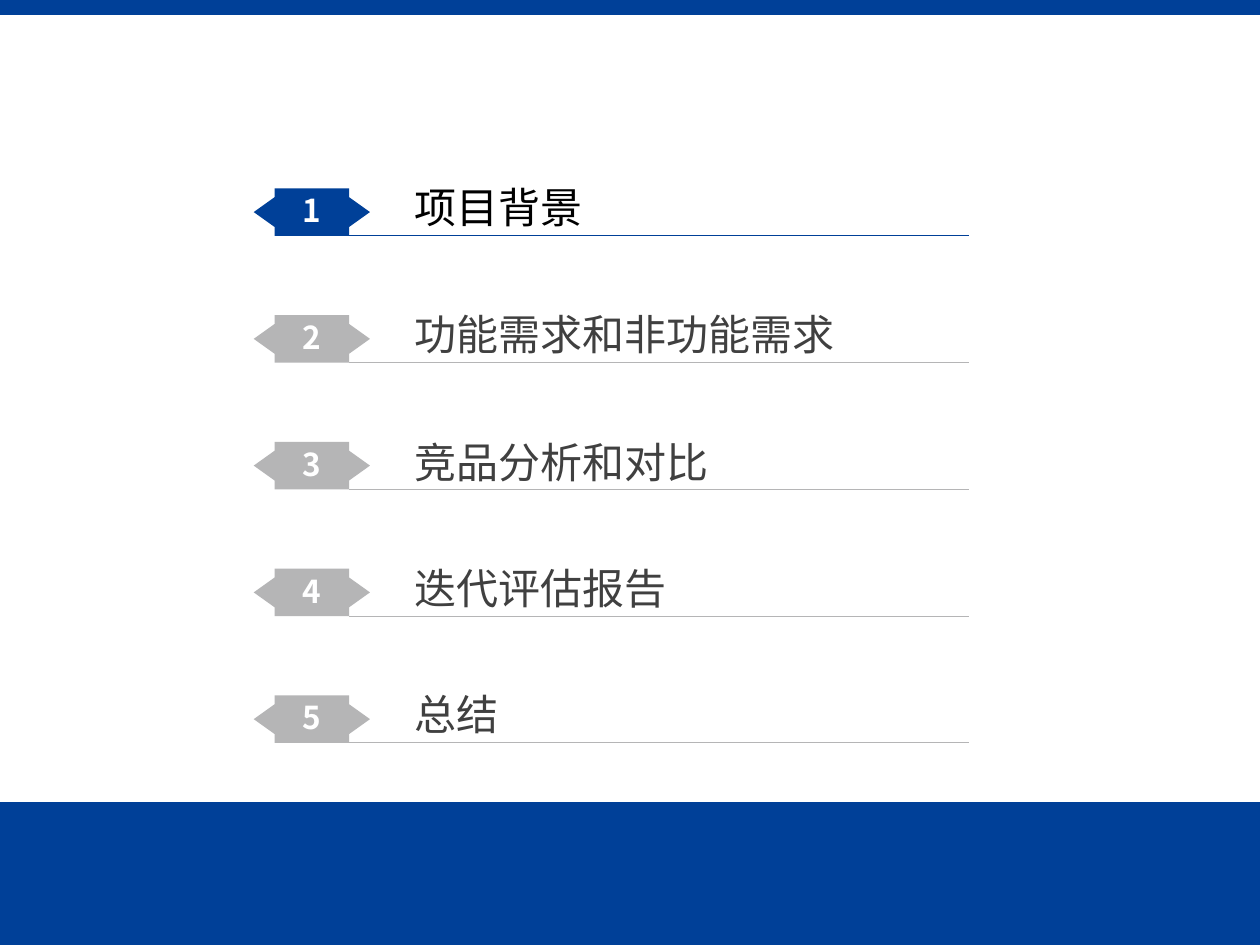
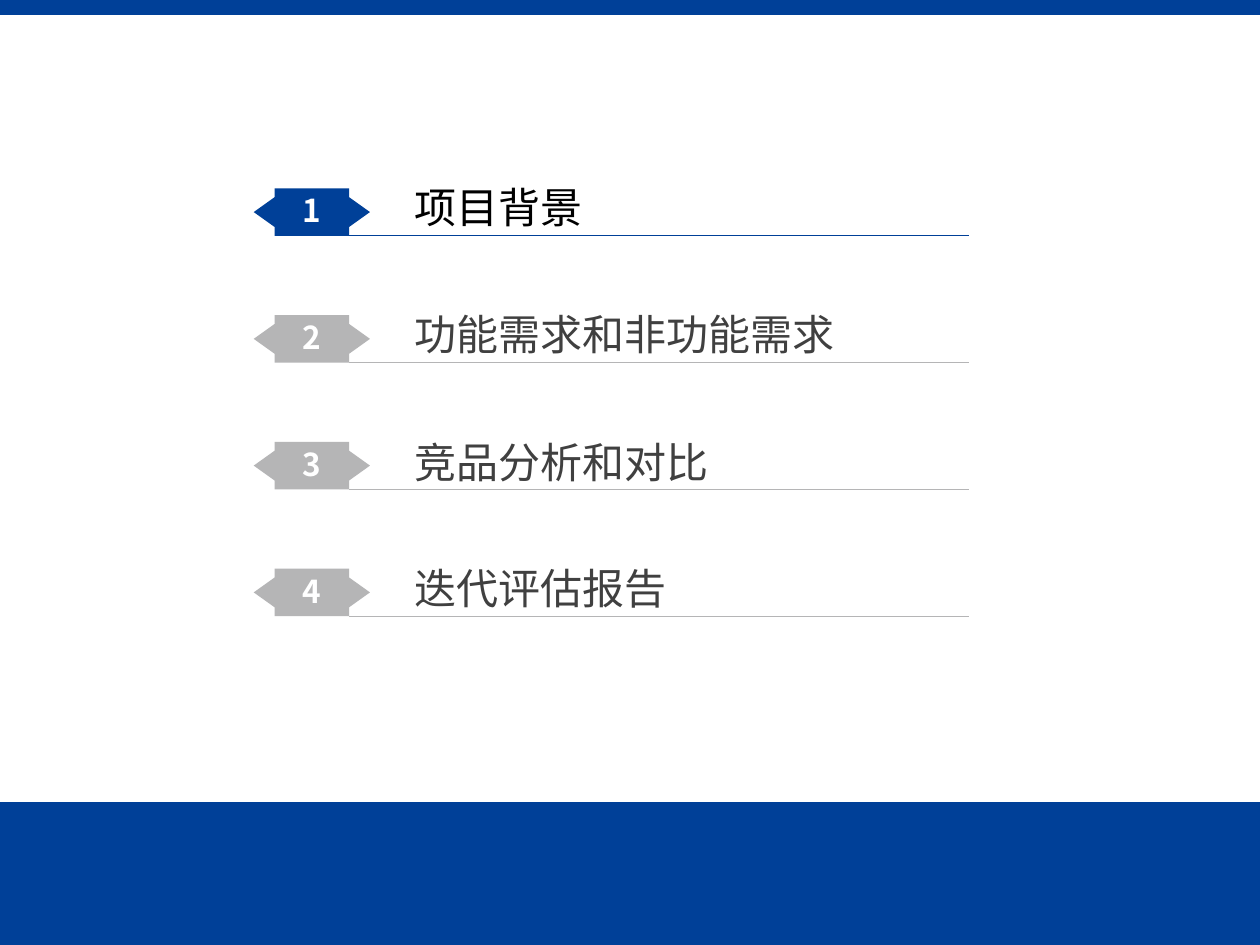
Before and after one commit to Time-Magician/ISSUES, a slide deck: slide 3 of Documents/软件工程第一次迭代答辩.pptx. Drawn at 1260x945 pixels with LibreOffice and Linux fonts; fonts in the diff are those of the drawing; background and template pictures are left out. Boxes give left, top, right and bottom in pixels: in the first picture for what was removed or moved away, otherwise in the second. Text is boxed around its words. In the diff, an @@ line names an element or a change of style, - is before the commit and + after.

```diff
--- a/Documents/软件工程第一次迭代答辩.pptx
+++ b/Documents/软件工程第一次迭代答辩.pptx
@@ freeform shape removed at <box>253,696,369,743</box> @@
@@ text removed at <box>303,706,322,729</box> @@
-5
@@ text removed at <box>414,694,498,734</box> @@
-总结
@@ line removed from (349, 743) to (969, 743) @@
```
Also in this commit, not shown: 4 other slides changed, 2 slides removed.
